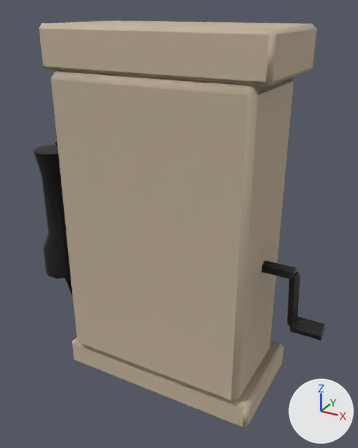
An edit to the glTF model assets/models/props/wall_telephone.glb, drawn before and after from the same camera.
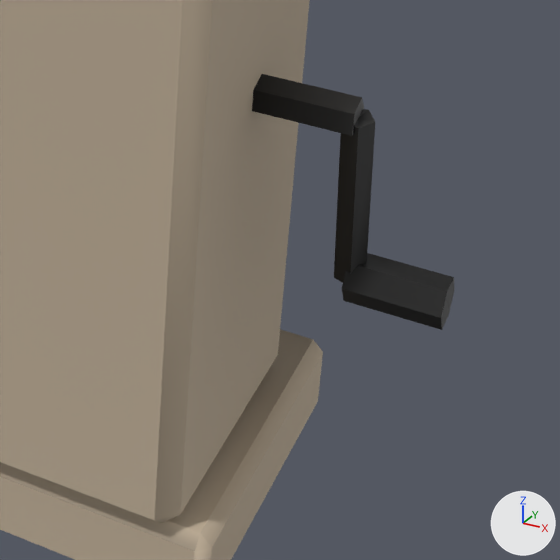
Each version is shown whole from a 50 mm lens placed at (0.2289, -0.3491, 0.204), pointed at (-0.013, 0.0907, -0.0159), then close up on the part from 51% to 100% of the width and 53% to 92% of the height. Arrows for +X, +Y and +Z are at lower right; the lights stay in place. The first two pictures are the older version. Vertices at exactly the same position are counted once.

The scene before the commit, as lines of its bpy script (objects in view):
```python
me_static = bpy.data.meshes.new('static')
me_static.from_pydata(...)  # 338 vertices, 628 faces; spans x -0.172..0.16, y 0.0..0.21, z -0.18..0.19
# faces by material slot: [132, 168, 268, 60]
me_static.materials.append(mat_timber)
me_static.materials.append(mat_brass)
me_static.materials.append(mat_black)
me_static.materials.append(mat_iron)
ob_static = bpy.data.objects.new('static', me_static)
ob_static.location = (0.0, 0.0, 0.0)
```
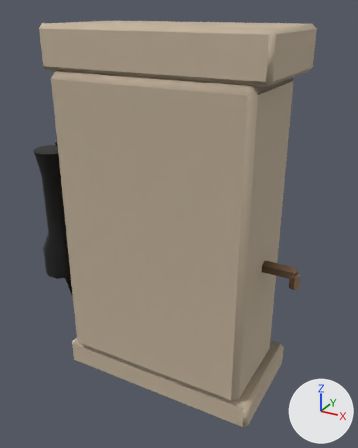
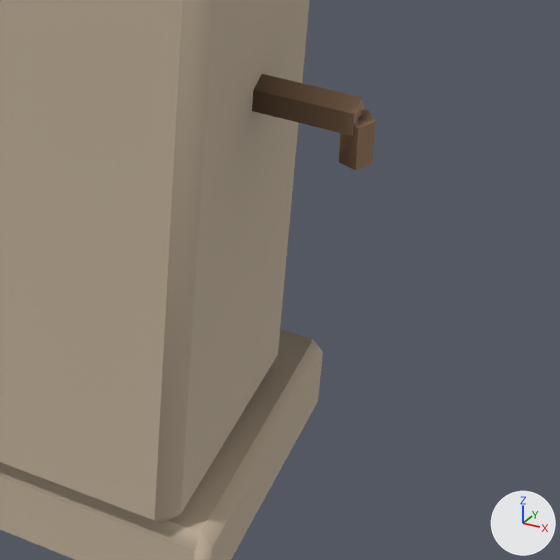
Where the change shows, as pixel boxes (x1, y1, x2, y2) in the close-ups (560 x 560 px):
'static', reshaped
    before: (0, 0, 455, 560)
    after: (0, 0, 375, 560)
part 1 of me_static, cut back
    before: (342, 253, 455, 330)
part 2 of me_static, recoloured (lighter)
    before: (252, 74, 375, 283)
    after: (252, 74, 375, 170)

The change, as a list of edits to the scene's bpy script:
```text
Add mat_rusty:
    mat_rusty = bpy.data.materials.new('Rusty')
    # nodes: BsdfPrincipled, Mix, OutputMaterial, VertexColor
    # colours: brown #aa896c, mixed with the vertex colours
Change me_static:
    used by ob_static; location = (0.0, 0.0, 0.0)
    remove me_static.from_pydata(...)  # 338 vertices, 628 faces; spans x -0.172..0.16, y 0.0..0.21, z -0.18..0.19
    add me_static.from_pydata(...)  # 325 vertices, 604 faces; spans x -0.172..0.135, y 0.0..0.21, z -0.18..0.19
    me_static part 1
    14 vertices are removed from x 0.13..0.16, y 0.052..0.068, z -0.087..-0.073
    29 faces are deleted
    5 vertices in x 0.126..0.135, y 0.055..0.065, z -0.081..-0.079 move by (0.0, -0.008, 0.045)
    1 vertex is added at (0.13, 0.052, -0.035)
    5 new faces join them, mat_rusty
    me_static part 2: 35 faces spanning x 0.1..0.135, y 0.045..0.057, z -0.036..-0.014 switch from mat_iron to mat_rusty
```
